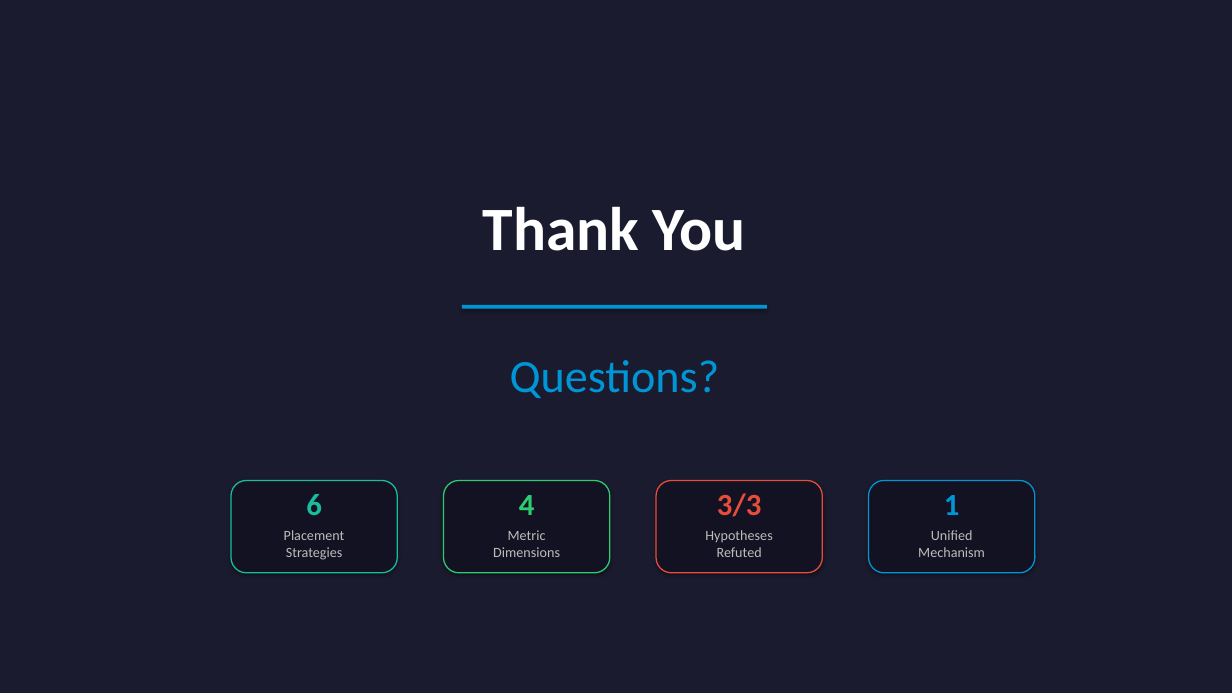
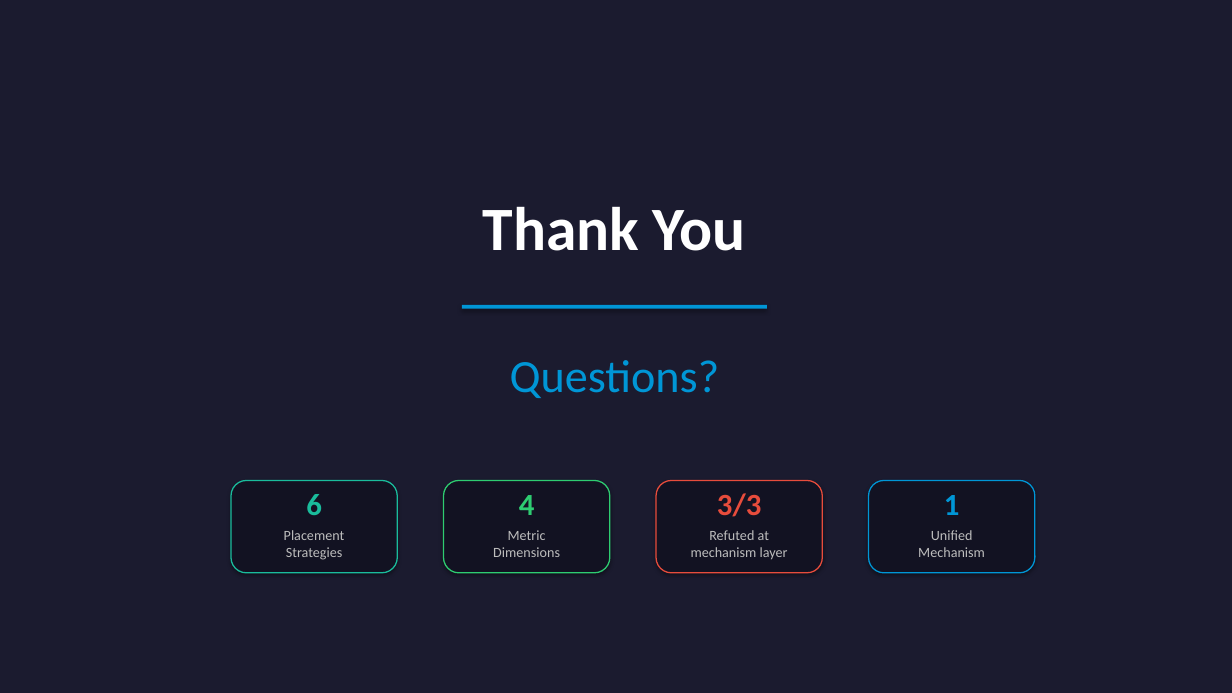
Before and after one commit to yhu02/uva-msc-thesis, a slide deck: slide 15 of ChaosProbe_Presentation.pptx. Drawn at 1232x693 pixels with LibreOffice and Linux fonts; fonts in the diff are those of the drawing. Boxes give left, top, right and bottom in pixels: in the first picture for what was removed or moved away, otherwise in the second. Text is boxed around its words. In the diff, an @@ line names an element or a change of style, - is before the commit and + after.

```diff
--- a/ChaosProbe_Presentation.pptx
+++ b/ChaosProbe_Presentation.pptx
@@ text at [691, 530, 788, 560]: text changed @@
-Hypotheses
-Refuted
+Refuted at
+mechanism layer
```
Also in this commit, not shown: 9 other slides changed, 3 other files.
